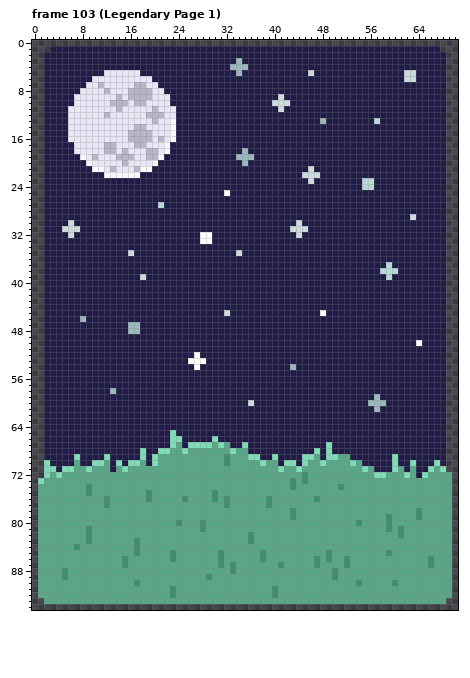
Edited in one commit: pixel-art file (assets/1x/jokers.ase). Above, as it was before the edit.
71x95 pixels, 128 frames. Shown: frame 103 (Legendary Page 1).
And afterwards:
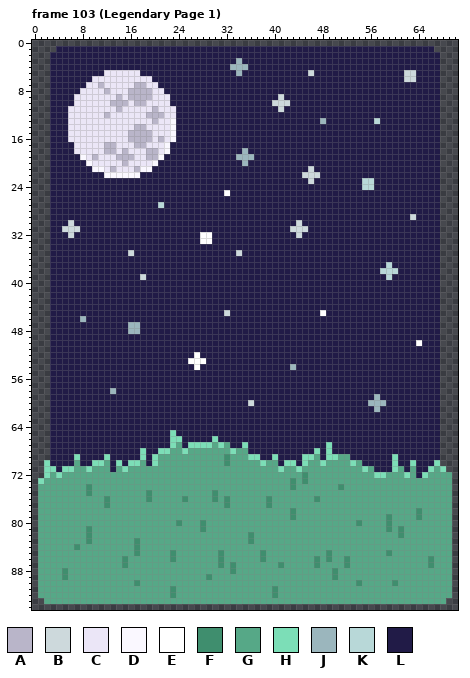
Palette (. is transparent): A #b9b5c9  B #cdd9dc  C #ebe6f7  D #faf8ff  E #ffffff  F #3f8e6e  G #56a887  H #7cdeb7  J #9bb6bd  K #b8d8d8  L #211b47
Difference:
Changed rows in their new state; - is an unchanged pixel.
Frame 103 (Legendary Page 1), layer "Art BG":
first column x 2:
 1 -.---------------------------------------------------------------.-
 2 .-----------------------------------------------------------------.
 3 .-----------------------------------------------------------------.
 4 .-----------------------------------------------------------------.
 5 .-----------------------------------------------------------------.
 6 .-----------------------------------------------------------------.
 7 .-----------------------------------------------------------------.
 8 .-----------------------------------------------------------------.
 9 .-----------------------------------------------------------------.
10 .-----------------------------------------------------------------.
11 .-----------------------------------------------------------------.
12 .-----------------------------------------------------------------.
13 .-----------------------------------------------------------------.
14 .-----------------------------------------------------------------.
15 .-----------------------------------------------------------------.
16 .-----------------------------------------------------------------.
17 .-----------------------------------------------------------------.
18 .-----------------------------------------------------------------.
19 .-----------------------------------------------------------------.
20 .-----------------------------------------------------------------.
21 .-----------------------------------------------------------------.
22 .-----------------------------------------------------------------.
23 .-----------------------------------------------------------------.
24 .-----------------------------------------------------------------.
25 .-----------------------------------------------------------------.
26 .-----------------------------------------------------------------.
27 .-----------------------------------------------------------------.
28 .-----------------------------------------------------------------.
29 .-----------------------------------------------------------------.
30 .-----------------------------------------------------------------.
31 .-----------------------------------------------------------------.
32 .-----------------------------------------------------------------.
33 .-----------------------------------------------------------------.
34 .-----------------------------------------------------------------.
35 .-----------------------------------------------------------------.
36 .-----------------------------------------------------------------.
37 .-----------------------------------------------------------------.
38 .-----------------------------------------------------------------.
39 .-----------------------------------------------------------------.
40 .-----------------------------------------------------------------.
41 .-----------------------------------------------------------------.
42 .-----------------------------------------------------------------.
43 .-----------------------------------------------------------------.
44 .-----------------------------------------------------------------.
45 .-----------------------------------------------------------------.
46 .-----------------------------------------------------------------.
47 .-----------------------------------------------------------------.
48 .-----------------------------------------------------------------.
49 .-----------------------------------------------------------------.
50 .-----------------------------------------------------------------.
51 .-----------------------------------------------------------------.
52 .-----------------------------------------------------------------.
53 .-----------------------------------------------------------------.
54 .-----------------------------------------------------------------.
55 .-----------------------------------------------------------------.
56 .-----------------------------------------------------------------.
57 .-----------------------------------------------------------------.
58 .-----------------------------------------------------------------.
59 .-----------------------------------------------------------------.
60 .-----------------------------------------------------------------.
61 .-----------------------------------------------------------------.
62 .-----------------------------------------------------------------.
63 .-----------------------------------------------------------------.
64 .-----------------------------------------------------------------.
65 .-----------------------------------------------------------------.
66 .-----------------------------------------------------------------.
67 .-----------------------------------------------------------------.
68 .-----------------------------------------------------------------.
69 .-----------------------------------------------------------------.
70 ------------------------------------------------------------------.
